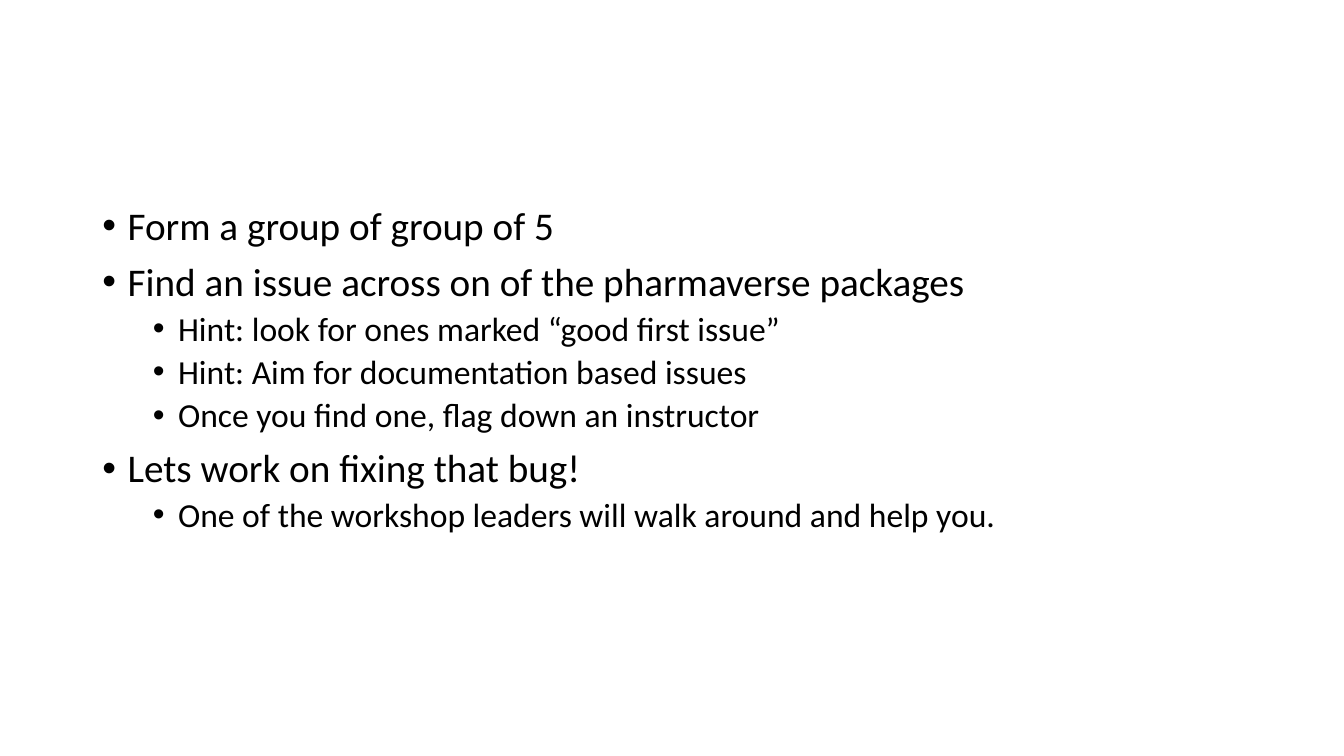
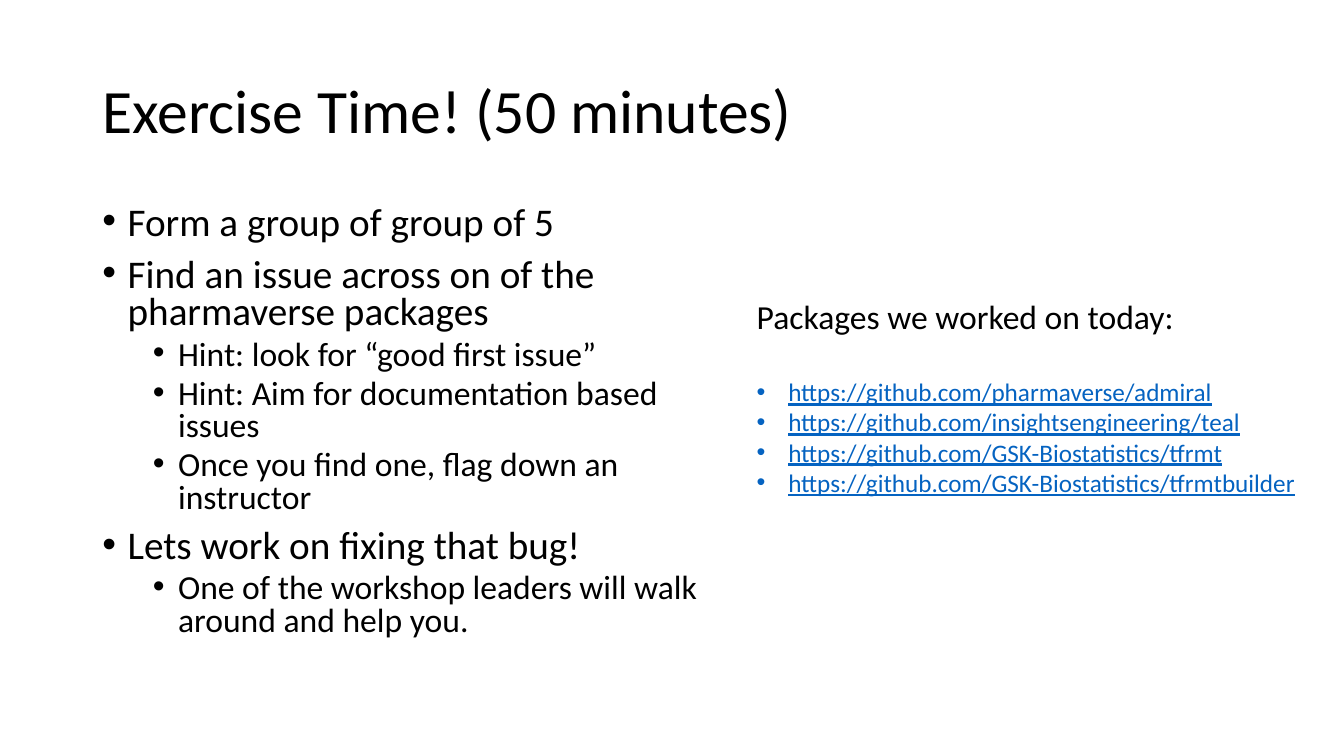
Before and after one commit to posit-conf-2023/r-pharma, a slide deck: slide 12 of 04-pharmaverse/04-Contributing_To_The_Pharmaverse.pptx (slide 9 before the commit). Drawn at 1344x756 pixels with LibreOffice and Linux fonts; fonts in the diff are those of the drawing. Boxes give left, top, right and bottom in pixels: in the first picture for what was removed or moved away, otherwise in the second. Text is boxed around its words. In the diff, an @@ line names an element or a change of style, - is before the commit and + after.

```diff
--- a/04-pharmaverse/04-Contributing_To_The_Pharmaverse.pptx
+++ b/04-pharmaverse/04-Contributing_To_The_Pharmaverse.pptx
@@ title added at [102,88,791,142], 44 pt, text #000000 @@
+Exercise Time! (50 minutes)
@@ text at [128,209,697,638]: line spacing 0.9 to 0.8 @@
@@ text added at [757,305,1294,497], 18 pt, text #0563C1, underline @@
+Packages we worked on today:
+• https://github.com/pharmaverse/admiral
+• https://github.com/insightsengineering/teal
+• https://github.com/GSK-Biostatistics/tfrmt
+• https://github.com/GSK-Biostatistics/tfrmtbuilder
@@ text at [178,342,596,372]: text changed @@
-  • Hint: look for ones marked “good first issue”
+  • Hint: look for “good first issue”
```
Also in this commit, not shown: 4 other slides changed, 6 slides added, 1 slide removed.
